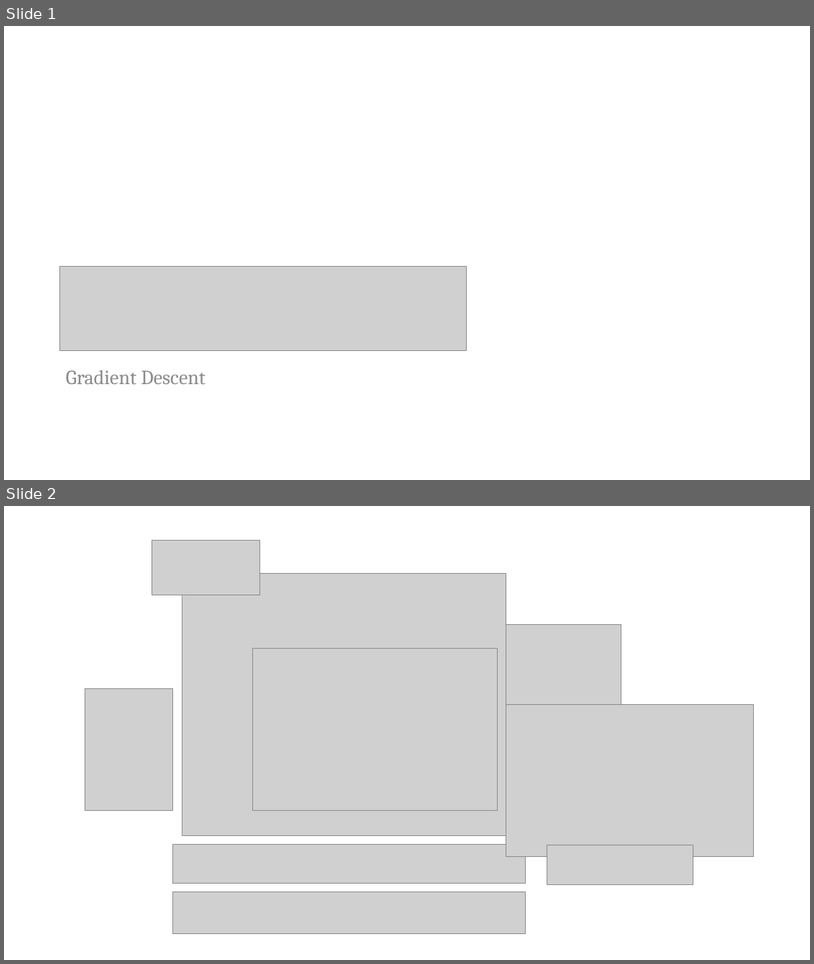
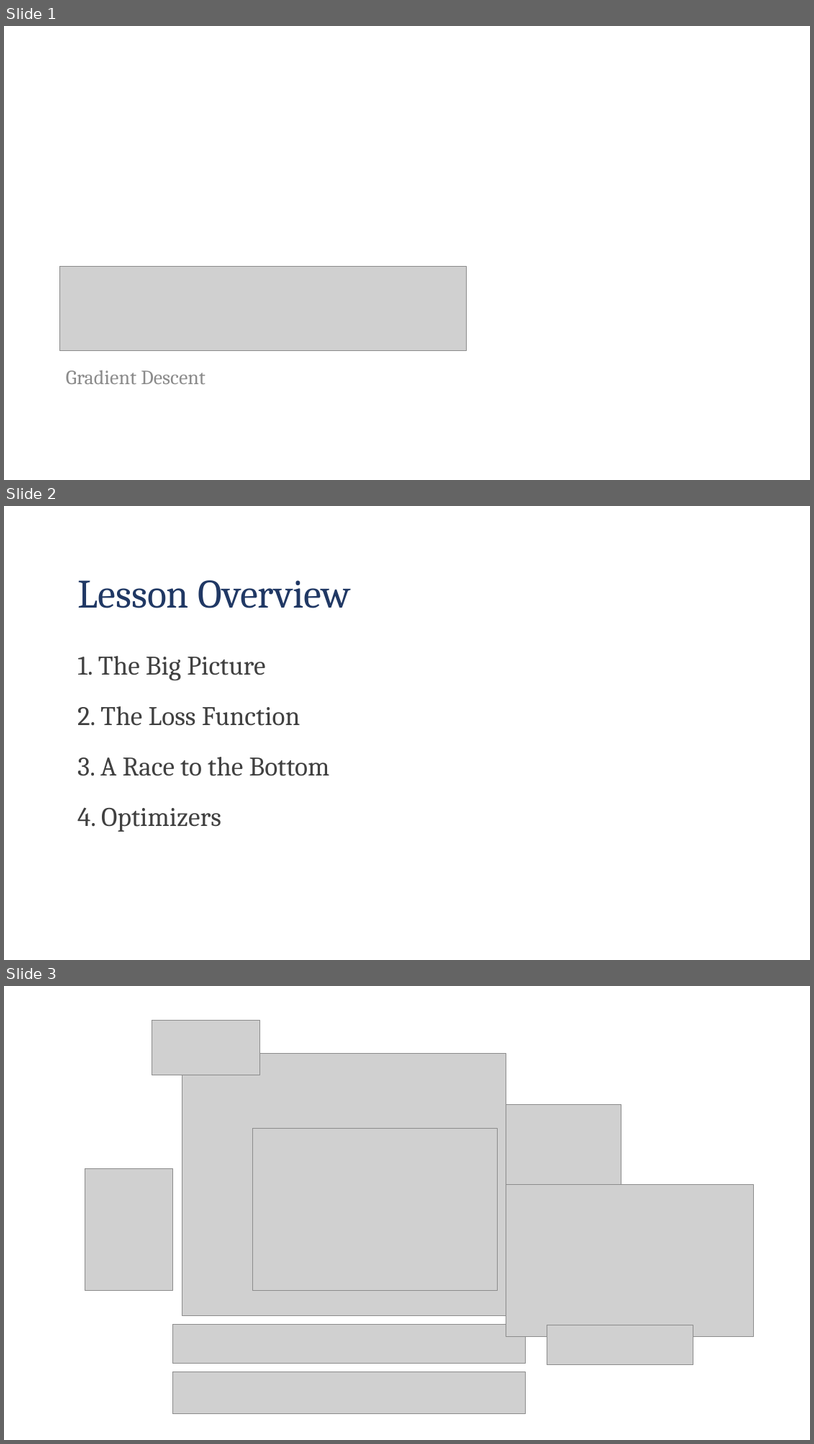
Before and after one commit to PracticumAI/deep_learning, a slide deck: presentations/03_gradient_descent.pptx. Shown one above the other, each under a label of ours: slides 1 and 2 before the commit, slides 1, 2 and 3 after it. The pictures are 814x964 and 814x1444 pixels, drawn with LibreOffice and Linux fonts; fonts in the diff are those of the drawing; grey boxes stand for pictures. Boxes give left, top, right and bottom in pixels: in the first picture for what was removed or moved away, otherwise in the second. Text is boxed around its words. In the diff, an @@ line names an element or a change of style, - is before the commit and + after.

```diff
--- a/presentations/03_gradient_descent.pptx
+++ b/presentations/03_gradient_descent.pptx
@@ slide 2 added at (x1=4, y1=506, x2=810, y2=960), background #FFFFFF @@
@@ text added at (x1=77, y1=580, x2=351, y2=608), 48 pt, text #203864 @@
+Lesson Overview
@@ text added at (x1=77, y1=656, x2=265, y2=680), 32 pt, text #404040 @@
+1. The Big Picture
@@ text added at (x1=77, y1=706, x2=301, y2=726), 32 pt, text #404040 @@
+2. The Loss Function
@@ text added at (x1=77, y1=757, x2=330, y2=776), 32 pt, text #404040 @@
+3. A Race to the Bottom
@@ text added at (x1=77, y1=807, x2=221, y2=831), 32 pt, text #404040 @@
+4. Optimizers
@@ what was slide 2 is now slide 3 @@
```
Also in this commit, not shown: 2 slides changed.
